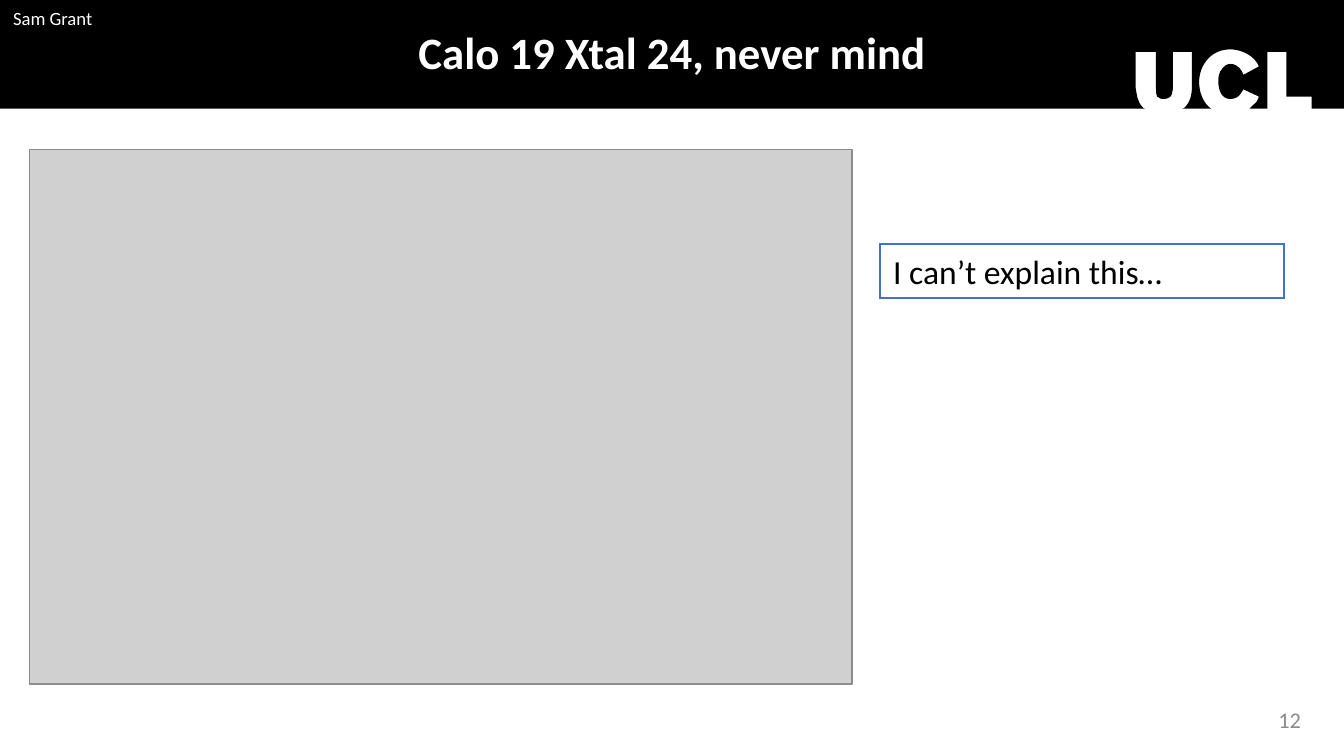
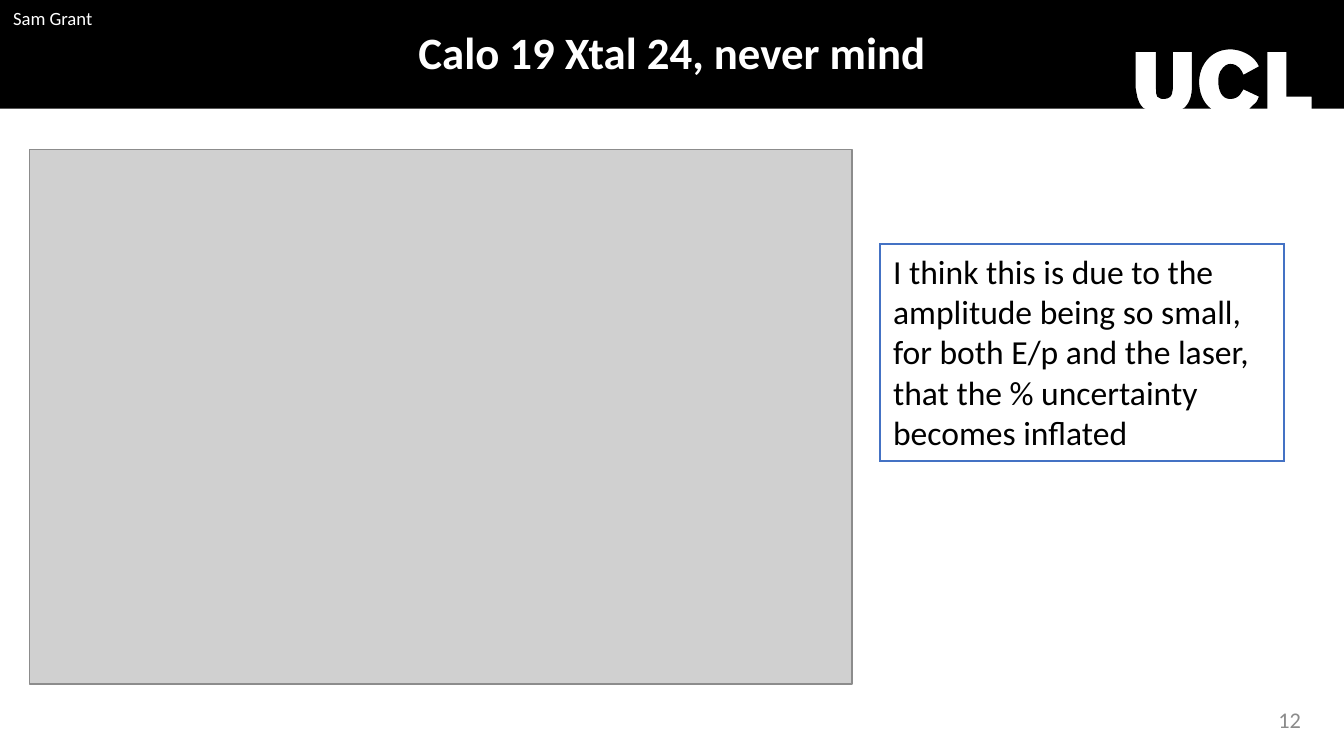
Before and after one commit to sam-grant/EpRatio, a slide deck: slide 13 of InFillGainCorrections_Eoverp.pptx. Drawn at 1344x756 pixels with LibreOffice and Linux fonts; fonts in the diff are those of the drawing; grey boxes stand for pictures; background and template pictures are left out. Boxes give left, top, right and bottom in pixels: in the first picture for what was removed or moved away, otherwise in the second. Text is boxed around its words. In the diff, an @@ line names an element or a change of style, - is before the commit and + after.

```diff
--- a/InFillGainCorrections_Eoverp.pptx
+++ b/InFillGainCorrections_Eoverp.pptx
@@ rectangle "I think this is due ...": place and size @@
-rectangle "I think this is due ..." at (880,245,1285,298)
+rectangle "I think this is due ..." at (880,245,1285,462)
@@ text in rectangle at (893,260,1249,446): text changed @@
-I can’t explain this…
+I think this is due to the amplitude being so small, for both E/p and the laser, that the % uncertainty becomes inflated
```
Also in this commit, not shown: 2 other slides changed, 13 other files.
